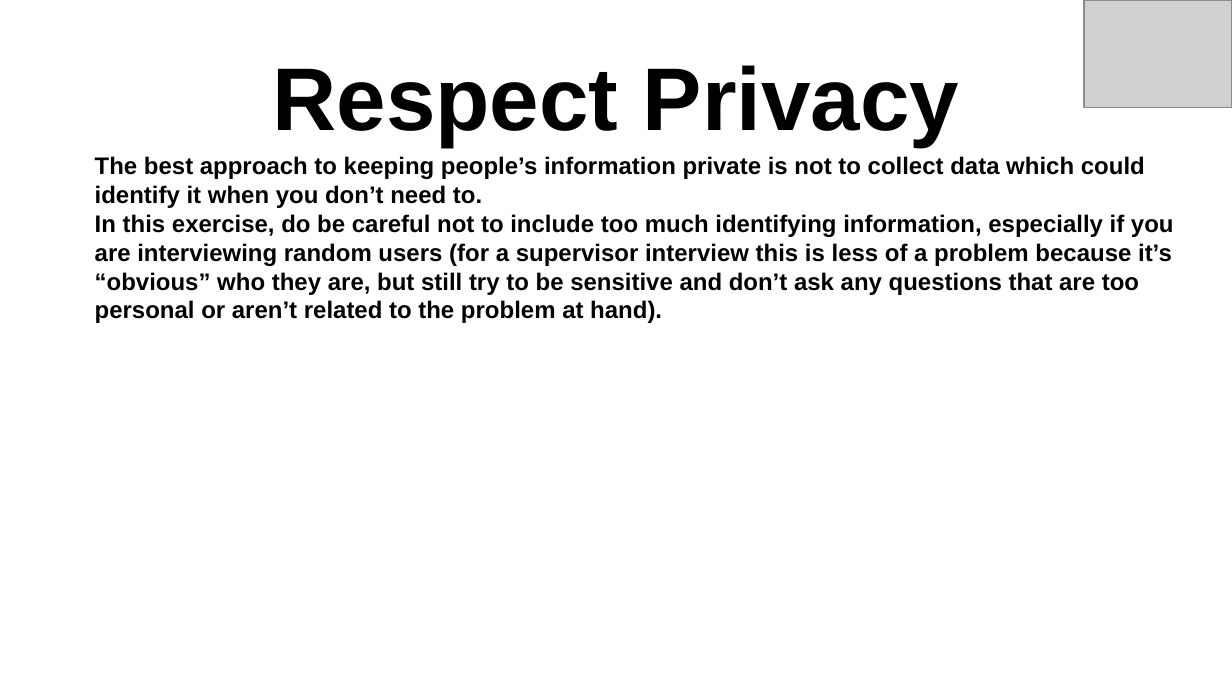
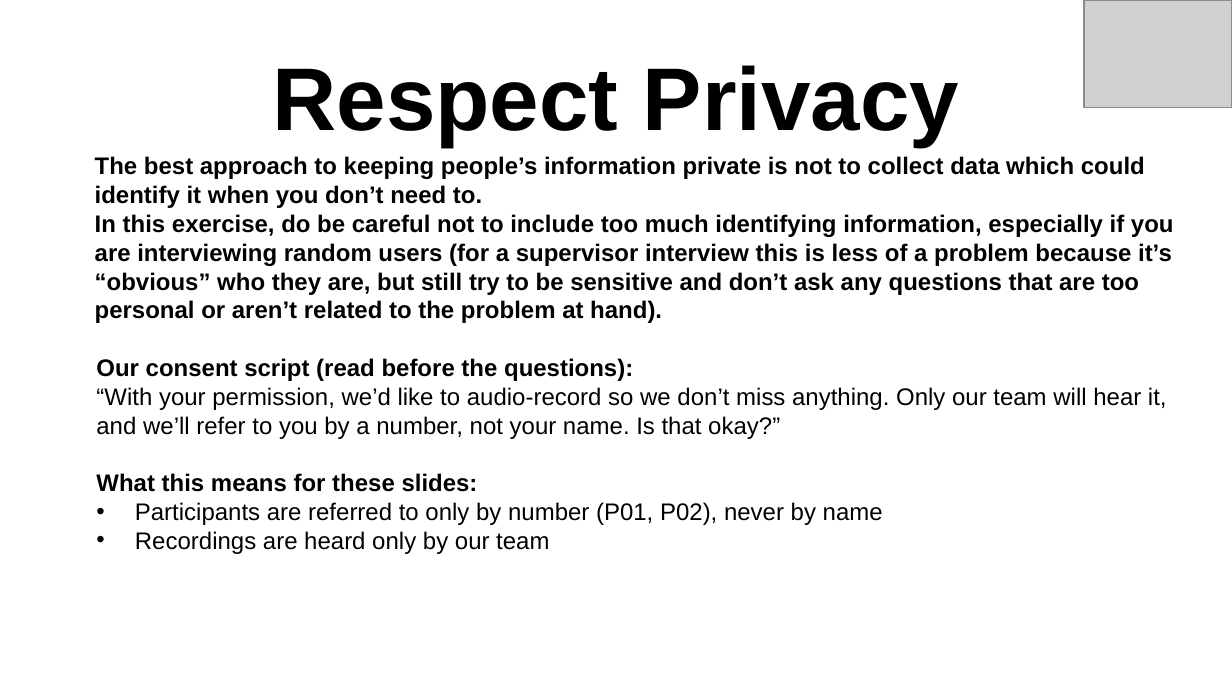
Before and after one commit to davislenover/BurnNEarn, a slide deck: slide 8 of docs/CDs/DesignThinking/DesignThinkingWorksheet.pptx. Drawn at 1232x693 pixels with LibreOffice and Linux fonts; fonts in the diff are those of the drawing; grey boxes stand for pictures. Boxes give left, top, right and bottom in pixels: in the first picture for what was removed or moved away, otherwise in the second. Text is boxed around its words. In the diff, an @@ line names an element or a change of style, - is before the commit and + after.

```diff
--- a/docs/CDs/DesignThinking/DesignThinkingWorksheet.pptx
+++ b/docs/CDs/DesignThinking/DesignThinkingWorksheet.pptx
@@ text added at bbox=[96, 358, 1167, 554], 14 pt, text #000000 @@
+Our consent script (read before the questions):
+“With your permission, we’d like to audio-record so we don’t miss anything. Only our team will hear it, and we’ll refer to you by a number, not your name. Is that okay?”
+What this means for these slides:
+• Participants are referred to only by number (P01, P02), never by name
+• Recordings are heard only by our team
```
Also in this commit, not shown: 60 other slides changed, 13 slides added, 9 slides removed, 1 other file.
